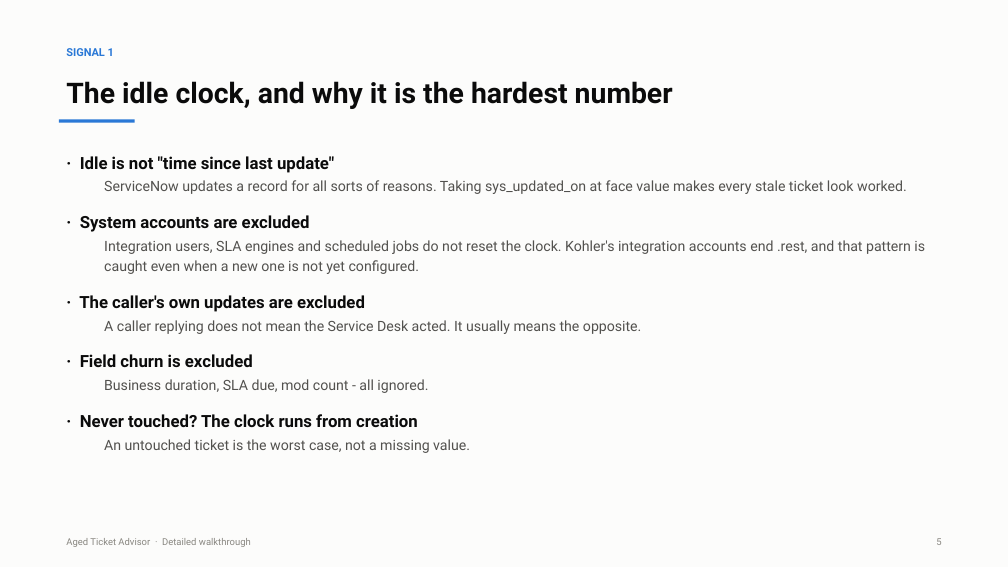
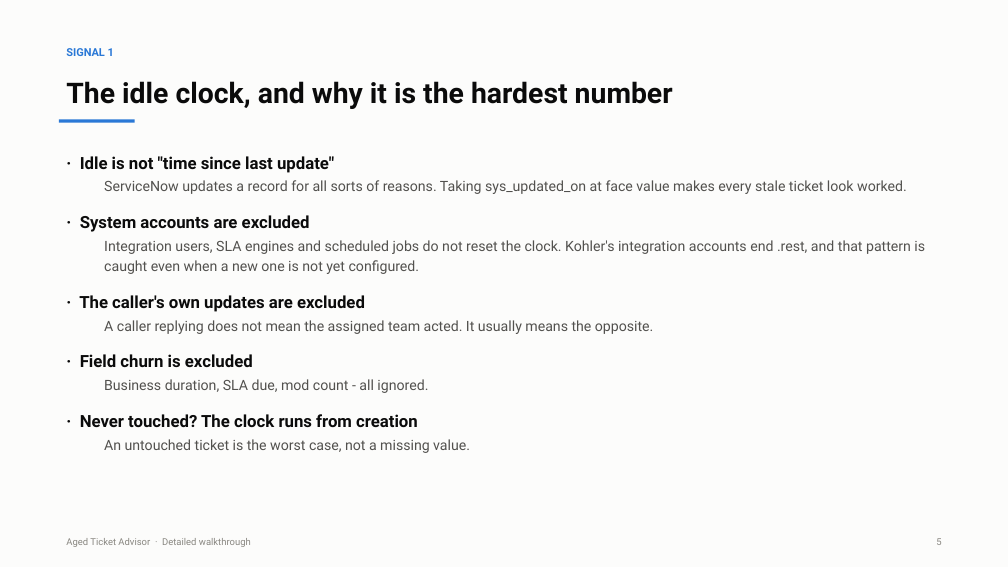
Before and after one commit to rakshith2000/SD-Advisor, a slide deck: slide 6 of docs/Aged_Ticket_Advisor_Detailed.pptx. Drawn at 1008x567 pixels with LibreOffice and Linux fonts; fonts in the diff are those of the drawing. Boxes give left, top, right and bottom in pixels: in the first picture for what was removed or moved away, otherwise in the second. Text is boxed around its words. In the diff, an @@ line names an element or a change of style, - is before the commit and + after.

```diff
--- a/docs/Aged_Ticket_Advisor_Detailed.pptx
+++ b/docs/Aged_Ticket_Advisor_Detailed.pptx
@@ text at (104,320,653,334): text changed @@
-  A caller replying does not mean the Service Desk acted. It usually means the opposite.
+  A caller replying does not mean the assigned team acted. It usually means the opposite.
```
Also in this commit, not shown: 6 other slides changed, 29 other files.
